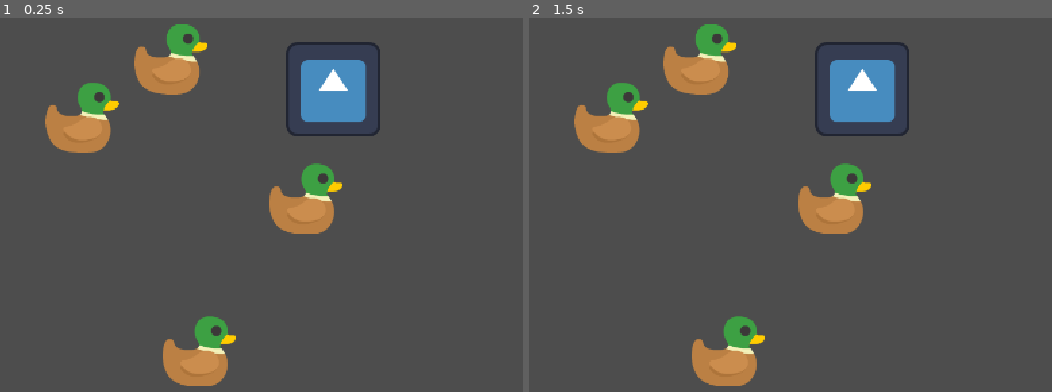
Above: before the commit, frames 1-2 (left to right).
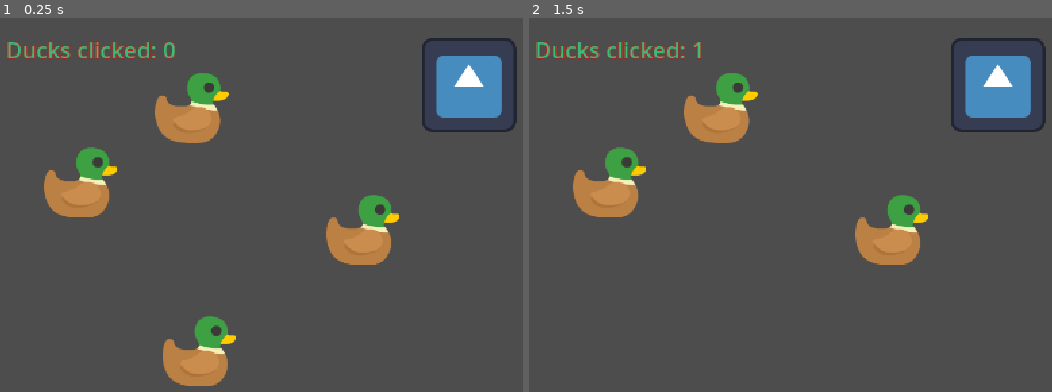
Above: after the commit, the same moments.

Repository: lislis/class-altctrl-ducks
Game: Godot game, scene res://main.tscn
Same seed, same stepped clock (60 frames per second), same inputs: the game is played once before the commit and once after it. The engine's default icon, where the game draws it, is replaced by a stand-in: a white triangle on a blue panel in a dark square. Sound files missing from this copy of the repository are replaced by a short silence.
Inputs (mouse positions are in pixels of both pictures, inside the frame that each line leads up to):
- Up to frame 1 (0.25 s): no input
- Up to frame 2 (1.5 s): tap Enter at 0.5 s; move the mouse to (612, 118) at 0.52 s; click (612, 118) at 0.67 s; tap Space at 1.25 s; move the mouse to (727, 350) at 1.27 s; click (727, 350) at 1.42 s

The runs differ from the first frame. In frame 1, 16% of the frame differs, in the area x 1-99%, y 1-67%; in frame 2, 17%, in the area x 1-99%, y 1-99%.

Commit message:
quacking ducks

Diff:
--- a/first-game-2/duck.gd
+++ b/first-game-2/duck.gd
@@ -1,22 +1,25 @@
 extends Area2D
 
-var bananas = 10
-func do_something_with_bananas(num_of_bananas) -> void:
-	for n in range(num_of_bananas):
-		print(n)
-		if n % 2 == 0:
-			print("even bananas, beautiful")
-		else:
-			print("odd banana, dont eat")
+signal clicked
 
 # Called when the node enters the scene tree for the first time.
 func _ready() -> void:
-	do_something_with_bananas(bananas)
-	#pass # Replace with function body.
+	pass # Replace with function body.
 
 # Called every frame. 'delta' is the elapsed time since the previous frame.
 func _process(delta: float) -> void:
 	pass
 
 func _on_input_event(viewport: Node, event: InputEvent, shape_idx: int) -> void:
-	pass # Replace with function body.
+	#print(event)
+	if event is InputEventMouseButton:
+		if event.button_index == 1:
+			if event.pressed == true:
+				#print("duck")
+				$AudioStreamPlayer2D.play()
+				$CollisionShape2D.disabled
+				hide()
+				clicked.emit()
+
+func _on_audio_stream_player_2d_finished() -> void:
+	queue_free()
--- a/first-game-2/duck.tscn
+++ b/first-game-2/duck.tscn
@@ -2,6 +2,7 @@
 
 [ext_resource type="Texture2D" uid="uid://vs8jqhggnpg4" path="res://Assets/duck_brown.png" id="1_r8k62"]
 [ext_resource type="Script" uid="uid://xk45u1t560uj" path="res://duck.gd" id="1_v1dtq"]
+[ext_resource type="AudioStream" uid="uid://6gv7yg0vyu15" path="res://Assets/805039__designerschoice__toonanml-blue-snowball-microphone-cu_duck-whistle-single-quack-02_nicholas-judy_tdc.wav" id="3_mbejg"]
 
 [sub_resource type="CircleShape2D" id="CircleShape2D_3msd4"]
 radius = 54.147945
@@ -15,4 +16,8 @@
 [node name="DuckBrown" type="Sprite2D" parent="." unique_id=978730680]
 texture = ExtResource("1_r8k62")
 
+[node name="AudioStreamPlayer2D" type="AudioStreamPlayer" parent="." unique_id=145511684]
+stream = ExtResource("3_mbejg")
+
 [connection signal="input_event" from="." to="." method="_on_input_event"]
+[connection signal="finished" from="AudioStreamPlayer2D" to="." method="_on_audio_stream_player_2d_finished"]
--- /dev/null
+++ b/first-game-2/main.gd
@@ -0,0 +1,21 @@
+extends Node2D
+
+@export var score: int
+@export var score_label: String = "Ducks clicked: "
+
+# Called when the node enters the scene tree for the first time.
+func _ready() -> void:
+	score = 0
+	$Control/Clicks.text = score_label + "%s" % score
+	for duck in $DuckManager.get_children():
+		#print(duck.name)
+		duck.clicked.connect(_on_duck_clicked)
+
+# Called every frame. 'delta' is the elapsed time since the previous frame.
+func _process(delta: float) -> void:
+	pass
+
+func _on_duck_clicked() -> void:
+	score = score + 1
+	print(score)
+	$Control/Clicks.text = score_label + "%s" % score
--- a/first-game-2/main.tscn
+++ b/first-game-2/main.tscn
@@ -1,23 +1,45 @@
 [gd_scene format=3 uid="uid://c1s17ek26vg31"]
 
 [ext_resource type="Texture2D" uid="uid://d0fxkv7l43iy5" path="res://icon.svg" id="1_0xm2m"]
+[ext_resource type="Script" uid="uid://b80030hf1yrww" path="res://main.gd" id="1_h2yge"]
 [ext_resource type="PackedScene" uid="uid://c43kuajvlbpah" path="res://duck.tscn" id="2_h2yge"]
 
-[node name="Node2D" type="Node2D" unique_id=1234164896]
+[node name="Main" type="Node2D" unique_id=1234164896]
+script = ExtResource("1_h2yge")
 
 [node name="logo" type="Sprite2D" parent="." unique_id=1609389598]
-position = Vector2(409, 42)
+position = Vector2(592, 36)
 texture = ExtResource("1_0xm2m")
 centered = false
 
-[node name="Duck" parent="." unique_id=27048087 instance=ExtResource("2_h2yge")]
-position = Vector2(134, 144)
+[node name="Control" type="Control" parent="." unique_id=1792907584]
+layout_mode = 3
+anchors_preset = 0
+offset_right = 40.0
+offset_bottom = 40.0
 
-[node name="Duck2" parent="." unique_id=744980468 instance=ExtResource("2_h2yge")]
+[node name="Clicks" type="Label" parent="Control" unique_id=878459292]
+layout_mode = 0
+offset_left = 31.0
+offset_top = 31.0
+offset_right = 144.0
+offset_bottom = 54.0
+theme_override_colors/font_color = Color(0.23472267, 0.74393296, 0.4816991, 1)
+theme_override_colors/font_outline_color = Color(0.9411765, 0, 0, 1)
+theme_override_constants/outline_size = 4
+theme_override_font_sizes/font_size = 30
+text = "Ducks clicked: "
+
+[node name="DuckManager" type="Node2D" parent="." unique_id=303662095]
+
+[node name="Duck" parent="DuckManager" unique_id=27048087 instance=ExtResource("2_h2yge")]
+position = Vector2(132, 232)
+
+[node name="Duck2" parent="DuckManager" unique_id=744980468 instance=ExtResource("2_h2yge")]
 position = Vector2(292, 460)
 
-[node name="Duck3" parent="." unique_id=1879167018 instance=ExtResource("2_h2yge")]
-position = Vector2(254, 65)
+[node name="Duck3" parent="DuckManager" unique_id=1879167018 instance=ExtResource("2_h2yge")]
+position = Vector2(282, 131)
 
-[node name="Duck4" parent="." unique_id=1403053477 instance=ExtResource("2_h2yge")]
-position = Vector2(436, 254)
+[node name="Duck4" parent="DuckManager" unique_id=1403053477 instance=ExtResource("2_h2yge")]
+position = Vector2(513, 296)
Not shown, added: first-game-2/Assets/805039__designerschoice__toonanml-blue-snowball-microphone-cu_duck-whistle-single-quack-02_nicholas-judy_tdc.wav.import
Not shown, added: first-game-2/main.gd.uid
Not shown, added: first-game-2/Assets/805039__designerschoice__toonanml-blue-snowball-microphone-cu_duck-whistle-single-quack-02_nicholas-judy_tdc.wav
